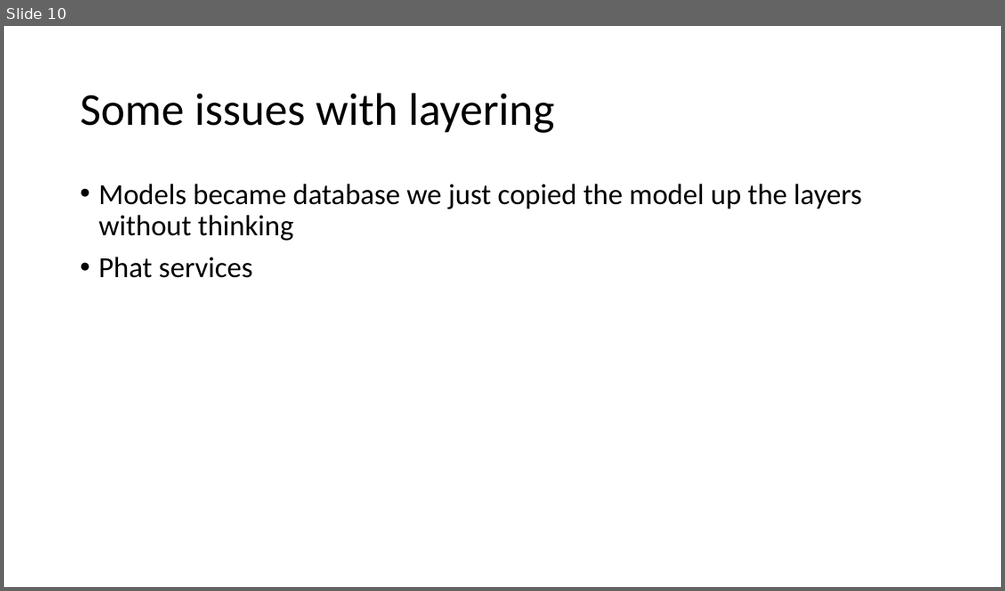
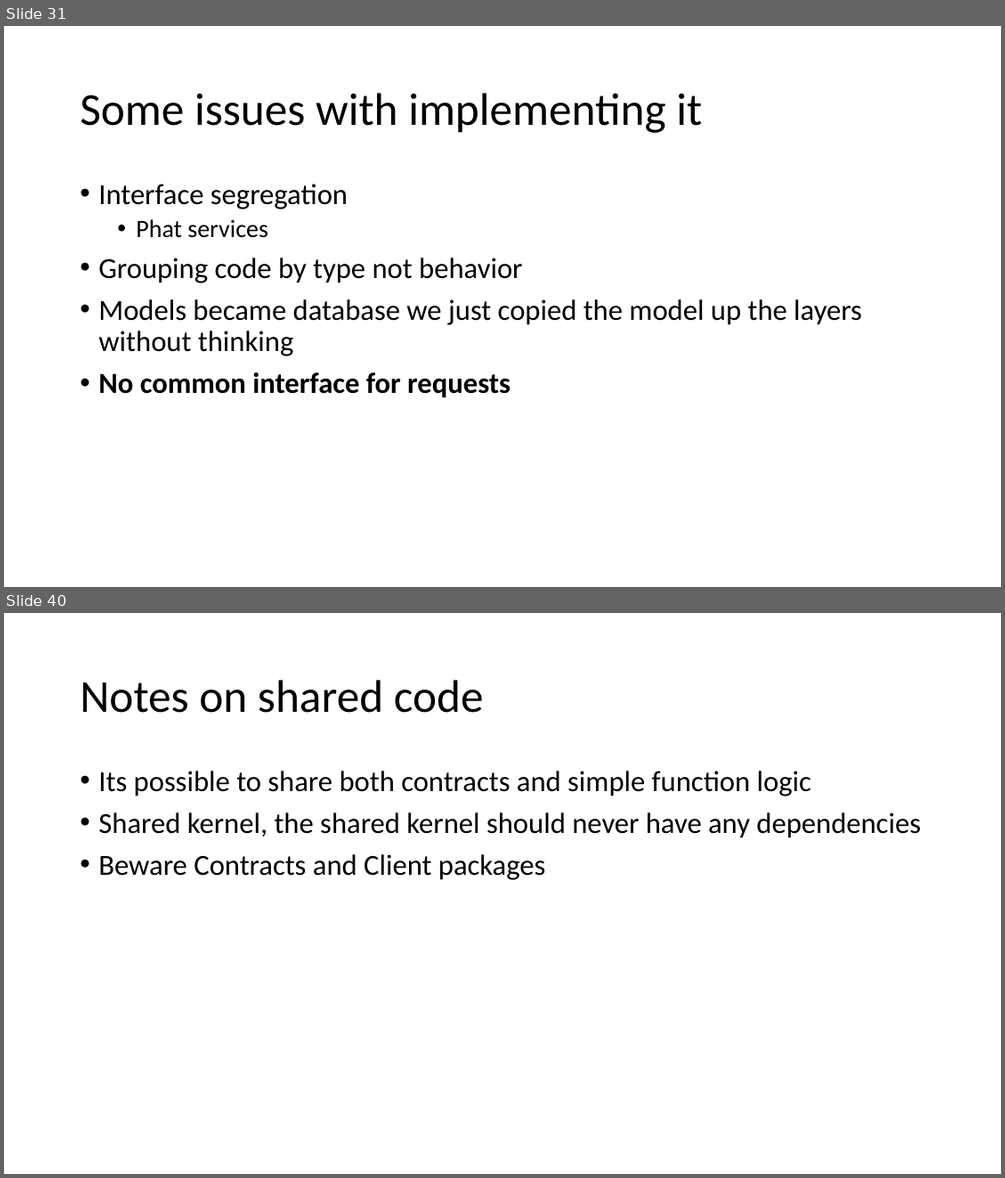
Before and after one commit to feanz/Presentations, a slide deck: Clean Architecture/Clean Architecture.pptx. Shown one above the other, each under a label of ours: slide 10 before the commit, slides 31 and 40 after it; the slides between them are not shown. The pictures are 1005x591 and 1005x1178 pixels, drawn with LibreOffice and Linux fonts; fonts in the diff are those of the drawing. Boxes give left, top, right and bottom in pixels: in the first picture for what was removed or moved away, otherwise in the second. Text is boxed around its words. In the diff, an @@ line names an element or a change of style, - is before the commit and + after.

```diff
--- a/Clean Architecture/Clean Architecture.pptx
+++ b/Clean Architecture/Clean Architecture.pptx
@@ slide 40 added at box(4, 613, 1001, 1174), background #FFFFFF @@
@@ title added at box(80, 680, 484, 713), 44 pt, text #000000 @@
+Notes on shared code
@@ text added at box(98, 771, 921, 880), 28 pt, text #000000 @@
+• Its possible to share both contracts and simple function logic
+• Shared kernel, the shared kernel should never have any dependencies
+• Beware Contracts and Client packages
@@ what was slide 10 is now slide 31 @@
@@ slide 31 changed as well @@
@@ title at box(80, 93, 702, 133): text changed @@
-Some issues with layering
+Some issues with implementing it
@@ text at box(98, 184, 522, 283): paragraphs added @@
+• Interface segregation
+  • Phat services
+• Grouping code by type not behavior
@@ text at box(98, 372, 510, 397): text changed; bold on @@
-• Phat services
+• No common interface for requests
```
Also in this commit, not shown: 4 other slides changed, 29 other slides added, 4 slides removed.
